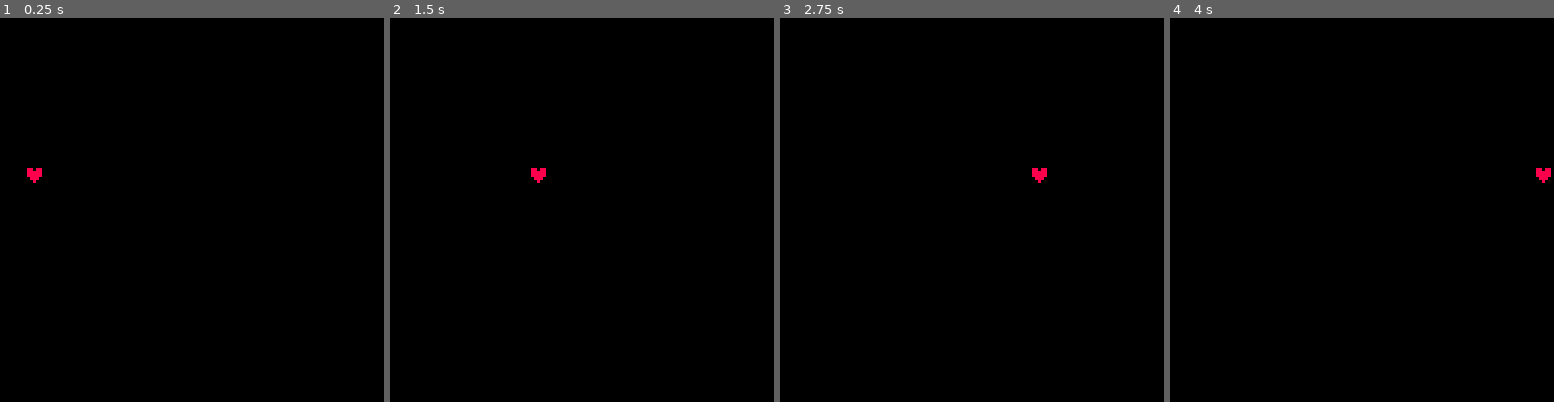
Above: before the commit, frames 1-4 (left to right).
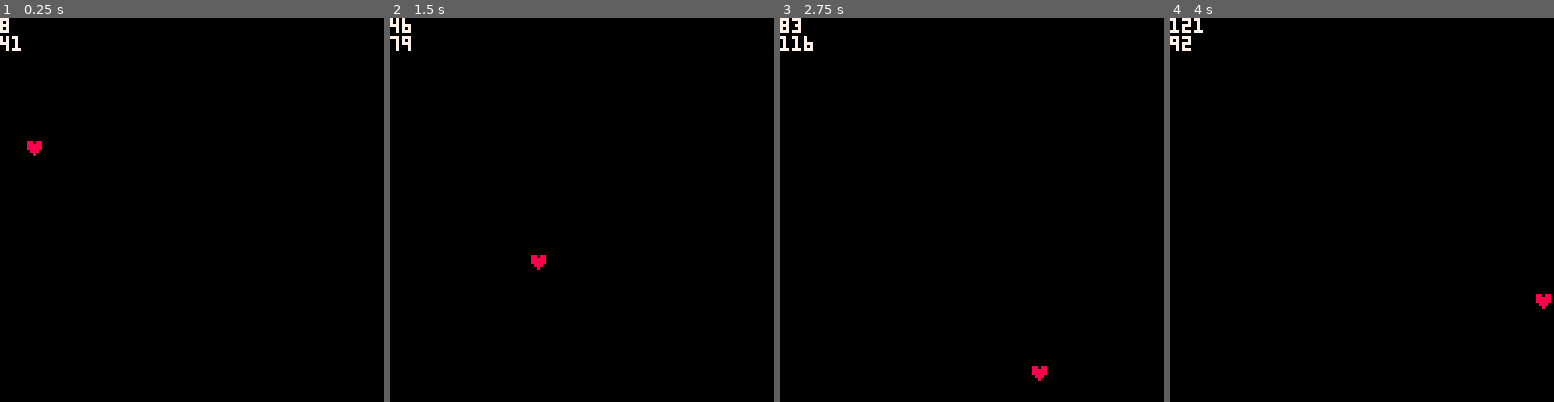
Above: after the commit, the same moments.

Repository: pencilcasestudios/picochet
Game: PICO-8 cartridge breakout.p8
Same seed, same stepped clock (60 frames per second), same inputs: the game is played once before the commit and once after it.
Inputs:
- Up to frame 1 (0.25 s): no input
- Up to frame 2 (1.5 s): no input
- Up to frame 3 (2.75 s): no input
- Up to frame 4 (4 s): no input

The runs differ from the first frame. In frame 1, 0.4% of the frame differs, in the area x 0-11%, y 0-43%; in frame 2, 0.4%; in frame 3, 0.5%, in the area x 0-70%, y 0-95%; in frame 4, 0.5%.

Commit message:
Make the ❤️ bounce off all four edges of the screen

Diff:
--- a/breakout.p8
+++ b/breakout.p8
@@ -4,13 +4,21 @@
 -- intro to the game loop
 
 -- variables
+-- starting position
 x=0
-y=50
-speed=1
-alive=true
-red=8
-colour="red"
-heart="♥"
+y=33
+
+-- starting speed
+xspeed=1
+yspeed=1
+
+-- colour of the heart
+red=8 -- red
+white=7 -- white
+char_colour=8
+
+-- character to draw
+char="♥"
 
 -- init is called once
 -- at the beginning of the game
@@ -21,15 +29,27 @@
 -- update gets called every
 -- frame
 function _update()
-	x=x+speed
+	x=x+xspeed
+	y=y+yspeed
 
 	-- check for the right edge
 	if x > 122 then
-		speed=-1
+		xspeed=-1
 	end
+
 	-- check for the left edge
 	if x < 0 then
-		speed=1
+		xspeed=1
+	end
+
+	-- check for the bottom edge
+	if y > 122 then
+		yspeed=-1
+	end
+
+	-- check for the top edge
+	if y < 0 then
+		yspeed=1
 	end
 end
 
@@ -37,7 +57,9 @@
 -- called every frame
 function _draw()
 	cls()
-	print(heart,x,y,red)
+	print(x, white)
+	print(y, white)
+	print(char,x,y,char_colour)
 end
 
 __gfx__
Not shown, changed: README.md
